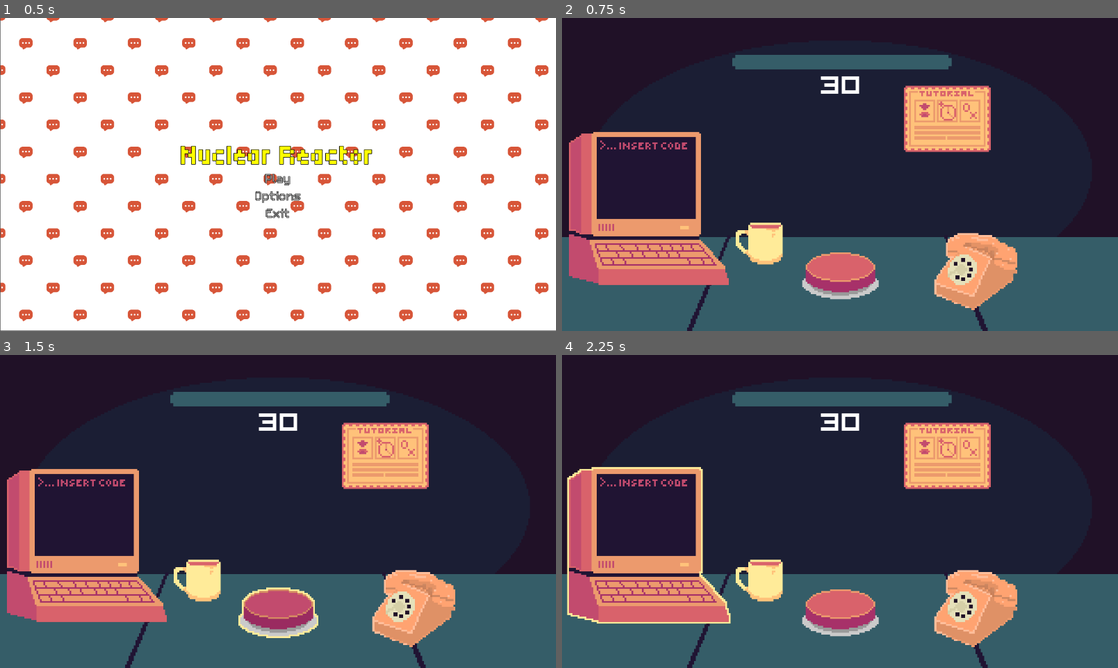
Above: before the commit, frames 1-4 (two rows, left to right).
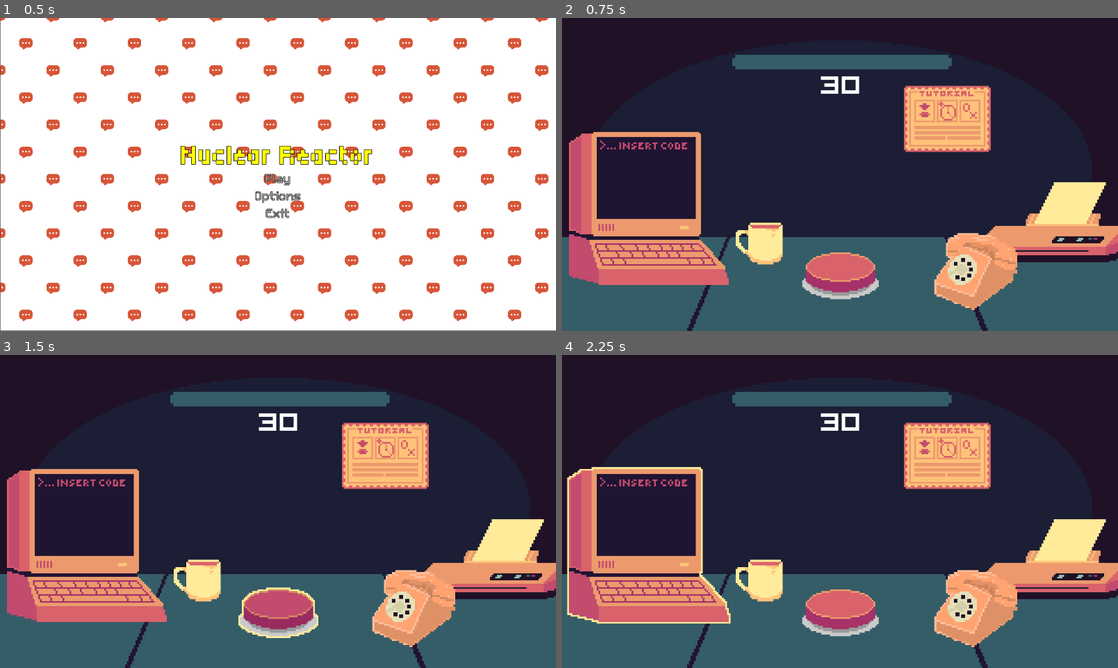
Above: after the commit, the same moments.

Repository: EroAxe/GMTK-2026-CICD-Test
Game: Godot game, scene res://Scenes/main_menu.tscn
The game is run twice, just before and just after one commit, with the same random seed, the same clock (stepped at 60 frames per second) and the same inputs. Sound files missing from this copy of the repository are replaced by a short silence.
Inputs (mouse positions are in pixels of both pictures, inside the frame that each line leads up to):
- Up to frame 1 (0.5 s): no input
- Up to frame 2 (0.75 s): click "Play" at 0.5 s
- Up to frame 3 (1.5 s): click (278, 611) at 1.25 s
- Up to frame 4 (2.25 s): click (650, 545) at 2 s

Frame 1 is identical in both runs. In frame 2, 3.8% of the frame differs, in the area x 76-100%, y 52-78%; in frame 3, 3.8%; in frame 4, 3.8%.

Commit message:
Add printer scene and script with animation handling

Diff:
--- /dev/null
+++ b/Scenes/printer.tscn
@@ -0,0 +1,156 @@
+[gd_scene format=3 uid="uid://b5l1jipeafb6y"]
+
+[ext_resource type="Script" uid="uid://52vi0dioosgl" path="res://Scripts/printer.gd" id="1_c5w5y"]
+[ext_resource type="Texture2D" uid="uid://d1v5rctak1bib" path="res://Assets/Printer/Printer_idle(withoutOutline).png" id="1_v7fih"]
+[ext_resource type="Texture2D" uid="uid://dg0jcd4l5vxhn" path="res://Assets/Printer/Printer (SpriteSheet).png" id="2_c5w5y"]
+[ext_resource type="Texture2D" uid="uid://dyy6ypdi5fgci" path="res://Assets/Printer/Printer_idle(withOutline).png" id="3_ulkxg"]
+
+[sub_resource type="AtlasTexture" id="AtlasTexture_ulkxg"]
+atlas = ExtResource("1_v7fih")
+region = Rect2(0, 0, 93, 65)
+
+[sub_resource type="AtlasTexture" id="AtlasTexture_avft5"]
+atlas = ExtResource("3_ulkxg")
+region = Rect2(0, 0, 95, 65)
+
+[sub_resource type="AtlasTexture" id="AtlasTexture_ll1ux"]
+atlas = ExtResource("2_c5w5y")
+region = Rect2(0, 0, 93, 65)
+
+[sub_resource type="AtlasTexture" id="AtlasTexture_hu8i7"]
+atlas = ExtResource("2_c5w5y")
+region = Rect2(93, 0, 93, 65)
+
+[sub_resource type="AtlasTexture" id="AtlasTexture_rx47b"]
+atlas = ExtResource("2_c5w5y")
+region = Rect2(186, 0, 93, 65)
+
+[sub_resource type="AtlasTexture" id="AtlasTexture_kx2od"]
+atlas = ExtResource("2_c5w5y")
+region = Rect2(279, 0, 93, 65)
+
+[sub_resource type="AtlasTexture" id="AtlasTexture_x45sq"]
+atlas = ExtResource("2_c5w5y")
+region = Rect2(372, 0, 93, 65)
+
+[sub_resource type="AtlasTexture" id="AtlasTexture_vm6e2"]
+atlas = ExtResource("2_c5w5y")
+region = Rect2(465, 0, 93, 65)
+
+[sub_resource type="AtlasTexture" id="AtlasTexture_7mbuj"]
+atlas = ExtResource("2_c5w5y")
+region = Rect2(558, 0, 93, 65)
+
+[sub_resource type="AtlasTexture" id="AtlasTexture_wf6fe"]
+atlas = ExtResource("2_c5w5y")
+region = Rect2(651, 0, 93, 65)
+
+[sub_resource type="AtlasTexture" id="AtlasTexture_vrb7e"]
+atlas = ExtResource("2_c5w5y")
+region = Rect2(744, 0, 93, 65)
+
+[sub_resource type="AtlasTexture" id="AtlasTexture_0v3t7"]
+atlas = ExtResource("2_c5w5y")
+region = Rect2(837, 0, 93, 65)
+
+[sub_resource type="AtlasTexture" id="AtlasTexture_u7qip"]
+atlas = ExtResource("2_c5w5y")
+region = Rect2(930, 0, 93, 65)
+
+[sub_resource type="AtlasTexture" id="AtlasTexture_kfbr8"]
+atlas = ExtResource("2_c5w5y")
+region = Rect2(1023, 0, 93, 65)
+
+[sub_resource type="AtlasTexture" id="AtlasTexture_d7umn"]
+atlas = ExtResource("2_c5w5y")
+region = Rect2(1116, 0, 93, 65)
+
+[sub_resource type="SpriteFrames" id="SpriteFrames_3k25l"]
+animations = [{
+"frames": [{
+"duration": 1.0,
+"texture": SubResource("AtlasTexture_ulkxg")
+}],
+"loop": 0,
+"name": &"idle",
+"speed": 5.0
+}, {
+"frames": [{
+"duration": 1.0,
+"texture": SubResource("AtlasTexture_avft5")
+}],
+"loop": 0,
+"name": &"idle_outline",
+"speed": 5.0
+}, {
+"frames": [{
+"duration": 1.0,
+"texture": SubResource("AtlasTexture_ll1ux")
+}, {
+"duration": 1.0,
+"texture": SubResource("AtlasTexture_hu8i7")
+}, {
+"duration": 1.0,
+"texture": SubResource("AtlasTexture_rx47b")
+}, {
+"duration": 1.0,
+"texture": SubResource("AtlasTexture_kx2od")
+}, {
+"duration": 1.0,
+"texture": SubResource("AtlasTexture_x45sq")
+}, {
+"duration": 1.0,
+"texture": SubResource("AtlasTexture_vm6e2")
+}, {
+"duration": 1.0,
+"texture": SubResource("AtlasTexture_7mbuj")
+}, {
+"duration": 1.0,
+"texture": SubResource("AtlasTexture_wf6fe")
+}, {
+"duration": 1.0,
+"texture": SubResource("AtlasTexture_vrb7e")
+}, {
+"duration": 1.0,
+"texture": SubResource("AtlasTexture_0v3t7")
+}, {
+"duration": 1.0,
+"texture": SubResource("AtlasTexture_u7qip")
+}, {
+"duration": 1.0,
+"texture": SubResource("AtlasTexture_kfbr8")
+}, {
+"duration": 1.0,
+"texture": SubResource("AtlasTexture_d7umn")
+}],
+"loop": 0,
+"name": &"printing",
+"speed": 5.0
+}]
+
+[sub_resource type="RectangleShape2D" id="RectangleShape2D_3k25l"]
+size = Vector2(101, 57)
+
+[node name="Printer" type="Node2D" unique_id=1816670968]
+scale = Vector2(4, 4)
+script = ExtResource("1_c5w5y")
+
+[node name="AnimatedSprite2D" type="AnimatedSprite2D" parent="." unique_id=1694254300]
+position = Vector2(0, -1)
+sprite_frames = SubResource("SpriteFrames_3k25l")
+animation = &"printing"
+
+[node name="Area2D" type="Area2D" parent="." unique_id=760152446]
+
+[node name="CollisionShape2D" type="CollisionShape2D" parent="Area2D" unique_id=1574340920]
+position = Vector2(0.5, -7.5)
+shape = SubResource("RectangleShape2D_3k25l")
+
+[node name="TempTimer" type="Timer" parent="." unique_id=2080183800]
+wait_time = 3.0
+one_shot = true
+autostart = true
+
+[connection signal="mouse_entered" from="Area2D" to="." method="_on_area_2d_mouse_entered"]
+[connection signal="mouse_exited" from="Area2D" to="." method="_on_area_2d_mouse_exited"]
+[connection signal="timeout" from="TempTimer" to="." method="_on_temp_timer_timeout"]
--- a/Scenes/prototype.tscn
+++ b/Scenes/prototype.tscn
@@ -21,6 +21,7 @@
 [ext_resource type="PackedScene" uid="uid://dmoos8dqd414g" path="res://Scenes/phone_minigame.tscn" id="17_40fcm"]
 [ext_resource type="PackedScene" uid="uid://57s6ndepfpq0" path="res://Scenes/Dialogue.tscn" id="18_044ci"]
 [ext_resource type="AudioStream" uid="uid://danq45suo3in" path="res://Assets/sound_effects/118107_ndheger_old-style-phone-ringing-rings-three-times (mp3cut.net).wav" id="21_y8y5s"]
+[ext_resource type="PackedScene" uid="uid://b5l1jipeafb6y" path="res://Scenes/printer.tscn" id="22_aya2x"]
 
 [sub_resource type="LabelSettings" id="LabelSettings_nf0d8"]
 line_spacing = 3.82
@@ -47,6 +48,7 @@
 anchor_bottom = 1.0
 grow_horizontal = 2
 grow_vertical = 2
+mouse_filter = 1
 
 [node name="Button" type="TextureButton" parent="UI" unique_id=47781561]
 layout_mode = 1
@@ -143,6 +145,7 @@
 scale = Vector2(4, 4)
 
 [node name="AnimatedSprite2D" parent="Phone_minigame" index="1" unique_id=1341281705]
+z_index = 2
 frame_progress = 0.0
 
 [node name="TutorialPoster" type="Sprite2D" parent="." unique_id=429819440]
@@ -155,6 +158,10 @@
 volume_db = 24.0
 bus = &"Game_sound"
 
+[node name="Printer" parent="." unique_id=1816670968 instance=ExtResource("22_aya2x")]
+z_index = 1
+position = Vector2(1138, 504)
+
 [connection signal="timeout" from="CountDown" to="." method="_on_count_down_timeout"]
 
 [editable path="Phone_minigame"]
--- /dev/null
+++ b/Scripts/printer.gd
@@ -0,0 +1,23 @@
+extends Node2D
+
+@onready var sprite: AnimatedSprite2D = $AnimatedSprite2D
+
+@onready var printing: bool = false
+@onready var signedpapers: bool = false
+
+func _on_area_2d_mouse_entered() -> void:
+	if !printing:
+		sprite.stop()
+		sprite.play("idle_outline")
+
+func _on_area_2d_mouse_exited() -> void:
+	if !printing:
+		sprite.stop()
+		sprite.play("idle")
+
+func _on_temp_timer_timeout() -> void:
+	sprite.stop()
+	sprite.play("printing")
+	printing = true
+	# Either the player needs to click the print out
+	# or once the printing finished we show the ui abruptly
Not shown, added: Scripts/printer.gd.uid
